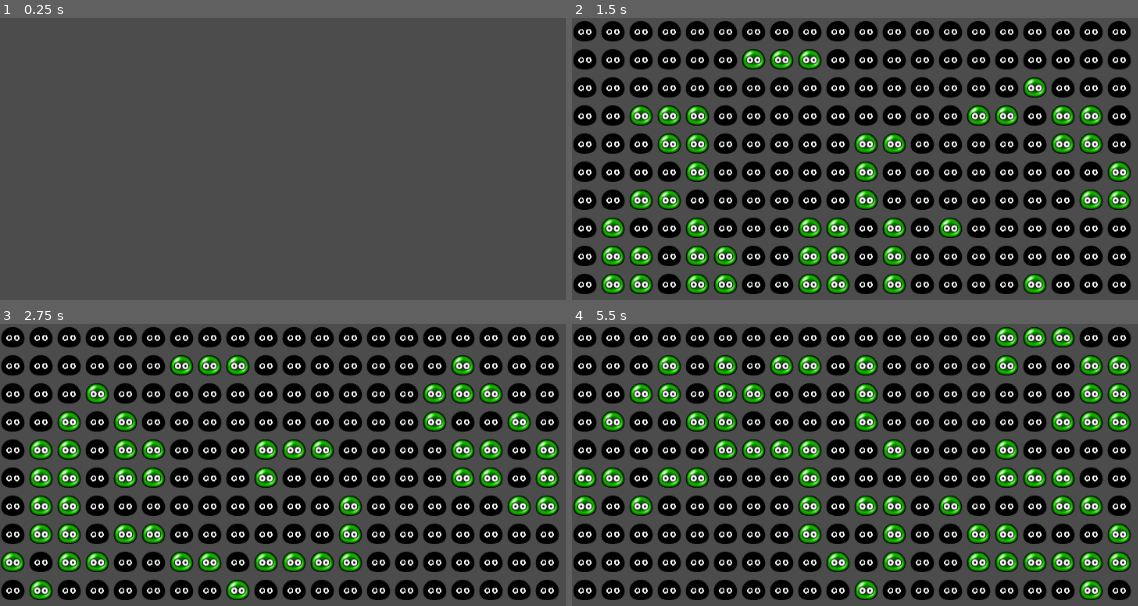
Above: before the commit, frames 1-4 (two rows, left to right).
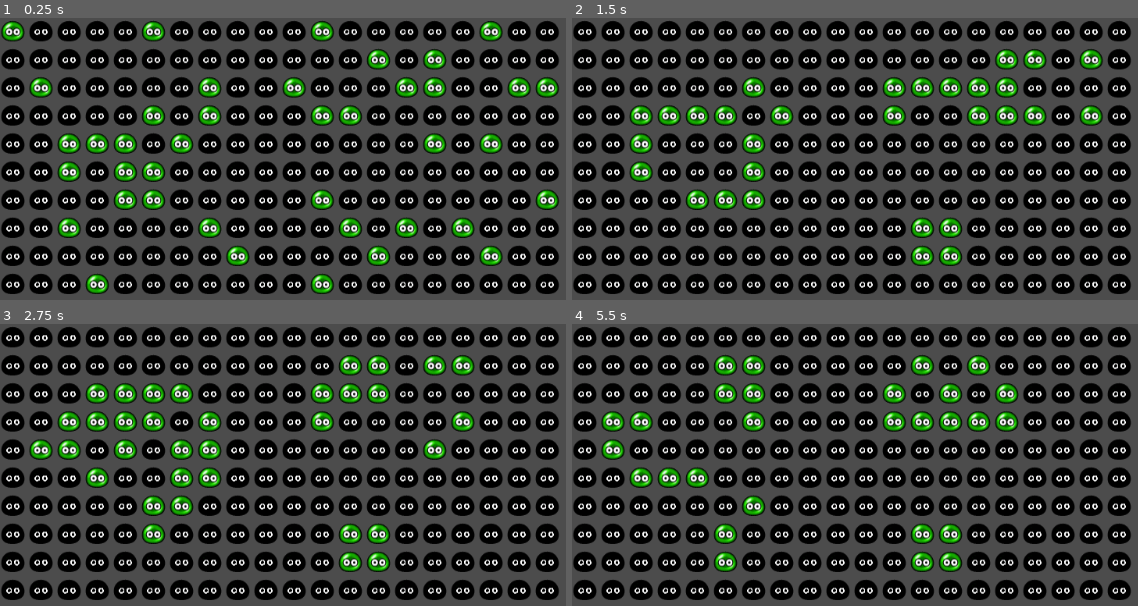
Above: after the commit, the same moments.

Repository: fabricejeannet/game-of-life-godot
Game: Godot game, scene res://scenes/Grid.tscn
Same seed, same stepped clock (60 frames per second), same inputs: the game is played once before the commit and once after it.
Inputs (mouse positions are in pixels of both pictures, inside the frame that each line leads up to):
- Up to frame 1 (0.25 s): no input
- Up to frame 2 (1.5 s): tap Enter at 0.5 s; move the mouse to (outside the picture) at 0.52 s; click (outside the picture) at 0.67 s; tap Space at 1.25 s; drag from (809, 274) to (outside the picture) at 1.27 s
- Up to frame 3 (2.75 s): move the mouse to (481, 453) at 2.02 s; click (481, 453) at 2.17 s
- Up to frame 4 (5.5 s): tap Enter at 2.75 s; drag from (outside the picture) to (730, 487) at 2.77 s; move the mouse to (outside the picture) at 3.52 s; click (outside the picture) at 3.67 s; tap Space at 4.25 s; drag from (730, 487) to (849, 439) at 4.27 s; move the mouse to (1013, 558) at 5.02 s; click (1013, 558) at 5.17 s

The runs differ from the first frame. In frame 1, 48% of the frame differs, in the area x 0-99%, y 1-98%; in frame 2, 13%; in frame 3, 13%; in frame 4, 16%.

Commit message:
Implementation of the dying cell display

Diff:
--- a/project.godot
+++ b/project.godot
@@ -17,7 +17,6 @@
 
 config/name="game-of-life"
 run/main_scene="res://scenes/Grid.tscn"
-run/disable_stdout=true
 config/icon="res://icon.png"
 
 [editor_plugins]
--- a/scenes/Grid.tscn
+++ b/scenes/Grid.tscn
@@ -3,17 +3,18 @@
 [ext_resource path="res://scripts/grid.gd" type="Script" id=1]
 
 [node name="Grid" type="Node2D"]
+script = ExtResource( 1 )
+cell_count = 40
 
 [node name="Timer" type="Timer" parent="."]
 wait_time = 0.5
-autostart = true
+
+[node name="Timer2" type="Timer" parent="."]
+wait_time = 0.5
 
 [node name="GridContainer" type="GridContainer" parent="."]
 margin_right = 40.0
 margin_bottom = 40.0
-script = ExtResource( 1 )
 __meta__ = {
 "_edit_use_anchors_": false
 }
-cell_count = 100
-[connection signal="timeout" from="Timer" to="GridContainer" method="_on_Timer_timeout"]
--- a/scripts/grid.gd
+++ b/scripts/grid.gd
@@ -1,39 +1,70 @@
-extends GridContainer
+extends Node2D
 
 const WIDTH = 20
 const HEIGHT = 10
 
 var Game_of_life = load("res://scripts/game_of_life.gd")
-var Slot = load("res://scripts/Slot.gd")
+var Slot = load("res://scripts/grid_slot.gd")
 var game = null
+var iteration = 0
 
-onready var timer = get_parent().get_node("Timer")
+onready var timer = get_node("Timer")
+
+onready var grid_container = get_node("GridContainer")
 
 export var cell_count = 10
 
 func _ready() -> void:
+	init_game()
+	init_grid()
+	init_timer()
 
-	self.set_columns(WIDTH)
-	for _i in range (HEIGHT * WIDTH):
-		var slot = Slot.new()
-		self.add_child(slot)
 
+func init_timer():
+	timer.connect("timeout", self, "_on_Timer_timeout")
+	timer.start(0)
+
+
+func init_game():
 	game = Game_of_life.new()
 	game.init(HEIGHT, WIDTH)
 	game.populate(cell_count)
 
 
+func init_grid():
+	grid_container.set_columns(WIDTH)
+	for i in range (HEIGHT * WIDTH):
+		var slot = Slot.new()
+		slot.connect("gui_input", self, "_on_gui_input")
+		grid_container.add_child(slot)
+	refresh_grid()
+
+
 func _on_Timer_timeout() -> void:
-	game.compute_next_generation()
-	refresh_grid()
+	if iteration % 2 == 0:
+		refresh_grid()
+		game.compute_next_generation()
+	else:
+		show_dying_cell()
+
+	iteration +=1
 	timer.start(0)
 
+func show_dying_cell():
+	var index = 0
+	for y in range(HEIGHT):
+		for x in range(WIDTH):
+			var slot = grid_container.get_child(index)
+			if slot.is_alive() and game.is_dead(y, x):
+				slot.set_dying()
+
+			index += 1
 
 func refresh_grid():
 	var index = 0
 	for y in range(HEIGHT):
 		for x in range(WIDTH):
-			var slot = get_child(index)
+			var slot = grid_container.get_child(index)
 			if game.is_alive(y, x):
 				slot.set_alive()
 			else:
@@ -41,5 +72,8 @@
 
 			index += 1
 
+
 func _on_gui_input(event:InputEvent):
-	print("toto")
+	if event is InputEventMouseButton:
+		if event.button_index == BUTTON_LEFT and event.pressed:
+			print(event.as_text())
--- /dev/null
+++ b/scripts/grid_slot.gd
@@ -0,0 +1,28 @@
+extends Panel
+
+var living_cell_texture = preload("res://assets/images/living_cell.png")
+var dead_cell_texture = preload("res://assets/images/dead_cell.png")
+var dying_cell_texture = preload("res://assets/images/dying_cell.png")
+
+var slot_style:StyleBoxTexture = null
+var alive = false
+
+func _init() -> void:
+	slot_style = StyleBoxTexture.new()
+	set('custom_styles/panel', slot_style)
+	self.set_custom_minimum_size(Vector2(32,32))
+
+func set_dying():
+	slot_style.texture = dying_cell_texture
+
+func set_alive():
+	alive = true
+	slot_style.texture = living_cell_texture
+
+
+func set_dead():
+	alive = false
+	slot_style.texture = dead_cell_texture
+
+func is_alive() -> bool:
+	return alive
Binary file added: assets/images/85187720-stock-vector-toxic-explosion-special-effect-fx-animation-frames-sprite-sheet-green-acid-fire-power-explosion-fram.jpg
Not shown, added: assets/images/85187720-stock-vector-toxic-explosion-special-effect-fx-animation-frames-sprite-sheet-green-acid-fire-power-explosion-fram.jpg.import
Binary file added: assets/images/dying_cell.png
Not shown, added: assets/images/dying_cell.png.import
